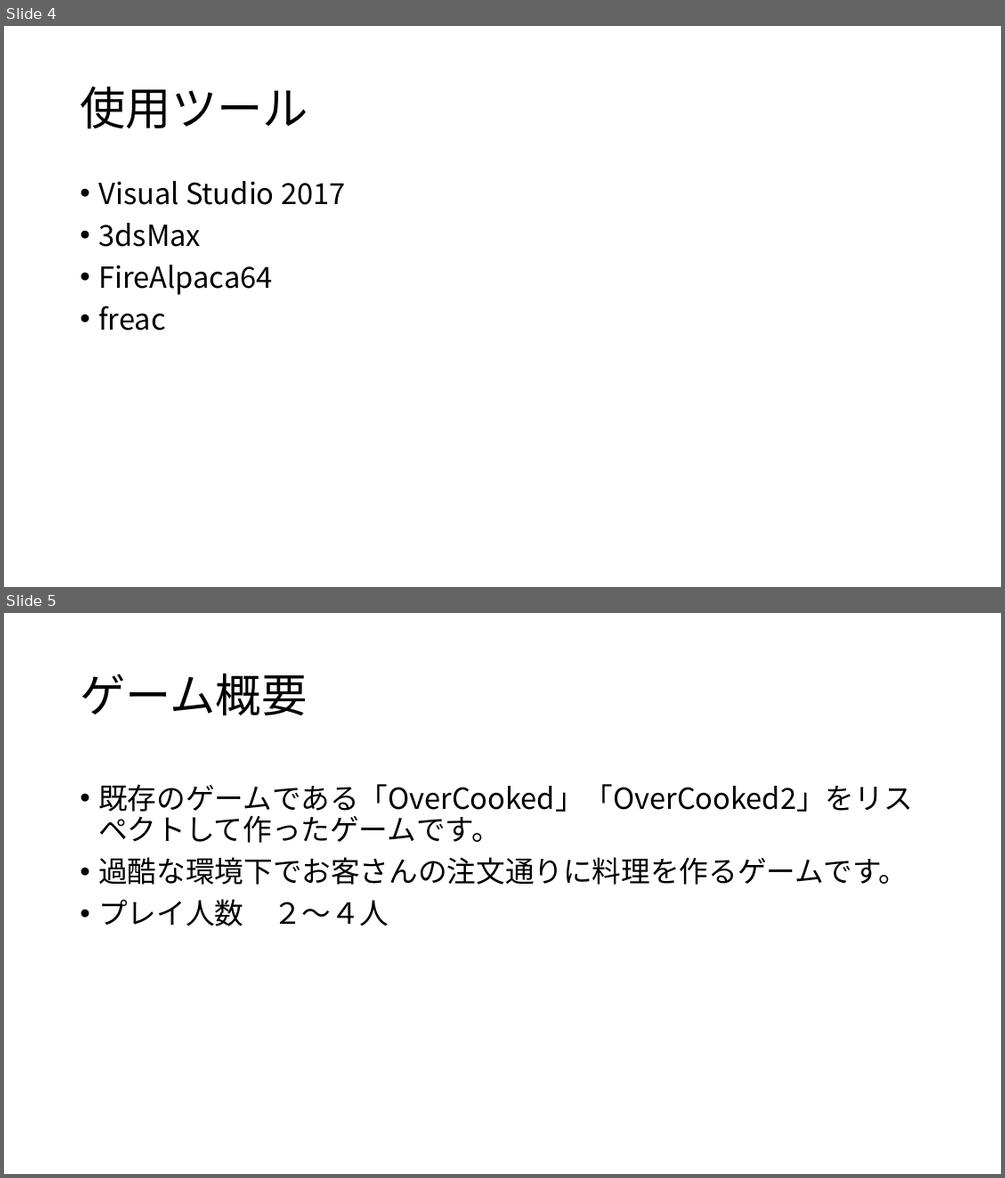
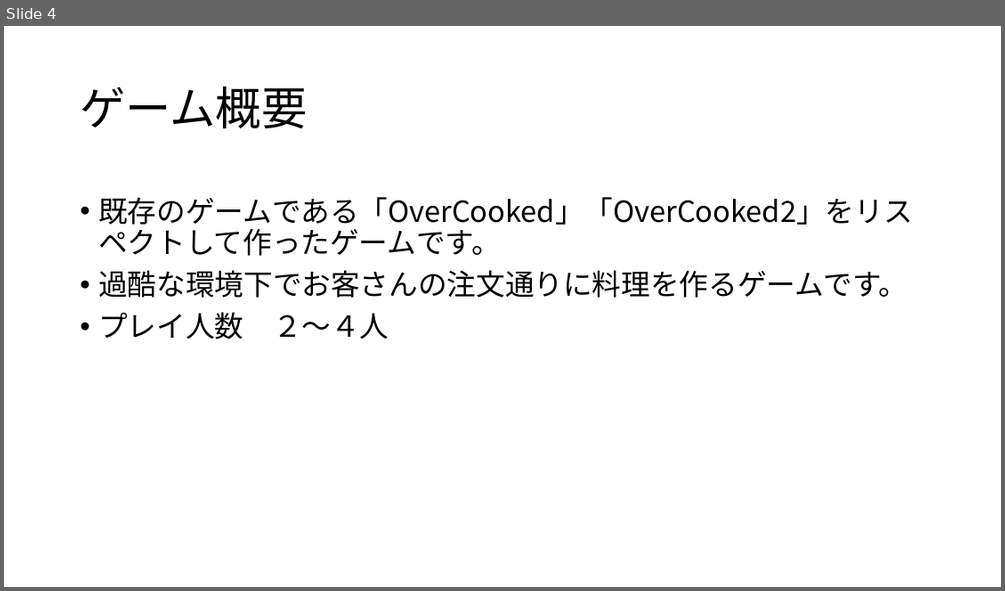
Before and after one commit to kyotento/KyotEngine, a slide deck: ポートフォリオ(仮).pptx. Shown one above the other, each under a label of ours: slides 4 and 5 before the commit, slide 4 after it. The pictures are 1005x1178 and 1005x591 pixels, drawn with LibreOffice and Linux fonts; fonts in the diff are those of the drawing. Boxes give left, top, right and bottom in pixels: in the first picture for what was removed or moved away, otherwise in the second. Text is boxed around its words. In the diff, an @@ line names an element or a change of style, - is before the commit and + after.

```diff
--- a/ポートフォリオ(仮).pptx
+++ b/ポートフォリオ(仮).pptx
@@ slide 4 removed at [4,26,1001,587], background #FFFFFF @@
@@ title removed at [80,87,308,129] @@
-使用ツール
@@ text removed at [98,181,345,330] @@
-• Visual Studio 2017
-• 3dsMax
-• FireAlpaca64
-• freac
@@ what was slide 5 is now slide 4 @@
```
Also in this commit, not shown: 3 slides changed, 4 slides added, 2 other slides removed, 4 other files.
